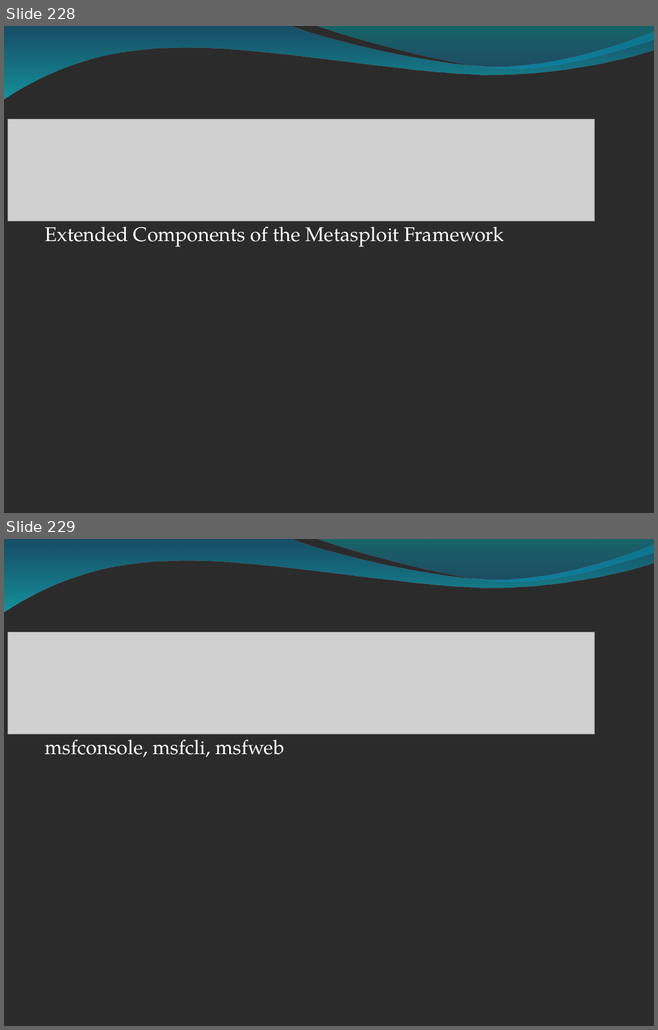
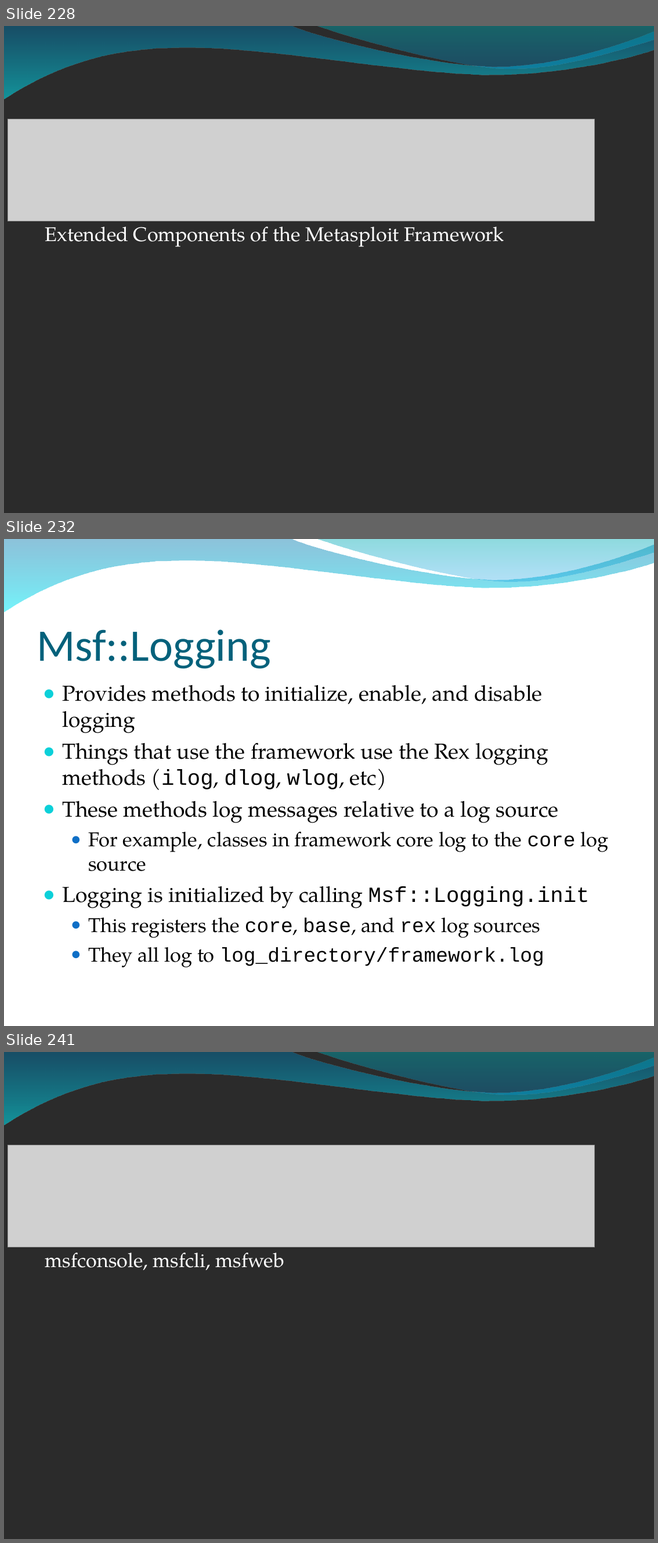
Before and after one commit to radar-webhook-testing/metasploit-framework-commits, a slide deck: dev/materials/msf3_internals_training/slides/bh_training_deck.ppt. Shown one above the other, each under a label of ours: slides 228 and 229 before the commit, slides 228, 232 and 241 after it; the slides between them are not shown. The pictures are 658x1030 and 658x1543 pixels, drawn with LibreOffice and Linux fonts; fonts in the diff are those of the drawing; grey boxes stand for pictures; background and template pictures are left out; a plain dark background stands for a picture behind light text. Boxes give left, top, right and bottom in pixels: in the first picture for what was removed or moved away, otherwise in the second. Text is boxed around its words. In the diff, an @@ line names an element or a change of style, - is before the commit and + after.

```diff
--- a/dev/materials/msf3_internals_training/slides/bh_training_deck.ppt
+++ b/dev/materials/msf3_internals_training/slides/bh_training_deck.ppt
@@ slide 232 added at [4, 539, 654, 1026], background picture (left out); not listed: 2 template elements that a slide beside it also shows @@
@@ title added at [36, 629, 271, 669], 50 pt, text #04617B @@
+Msf::Logging
@@ text added at [62, 685, 608, 968], 24.1 pt, text #000000 @@
+● Provides methods to initialize, enable, and disable logging
+● Things that use the framework use the Rex logging methods (ilog, dlog, wlog, etc)
+● These methods log messages relative to a log source
+  ● For example, classes in framework core log to the core log source
+● Logging is initialized by calling Msf::Logging.init
+  ● This registers the core, base, and rex log sources
+  ● They all log to log_directory/framework.log
@@ what was slide 229 is now slide 241 @@
```
Also in this commit, not shown: 60 other slides added.
